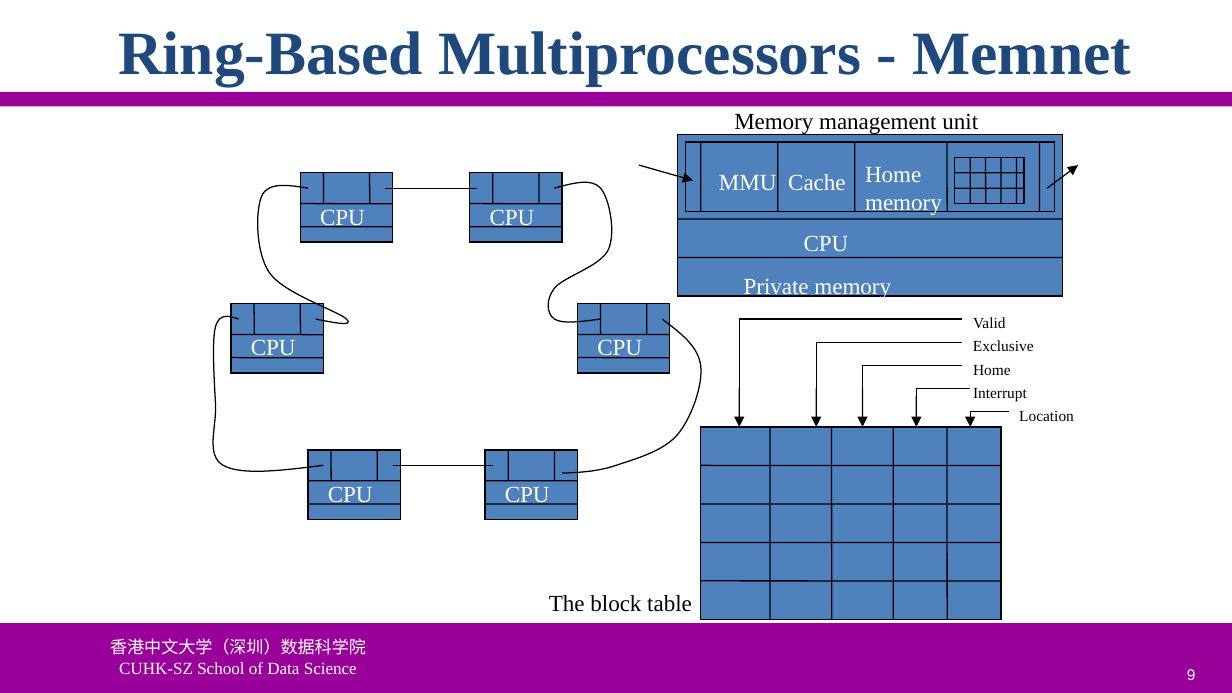
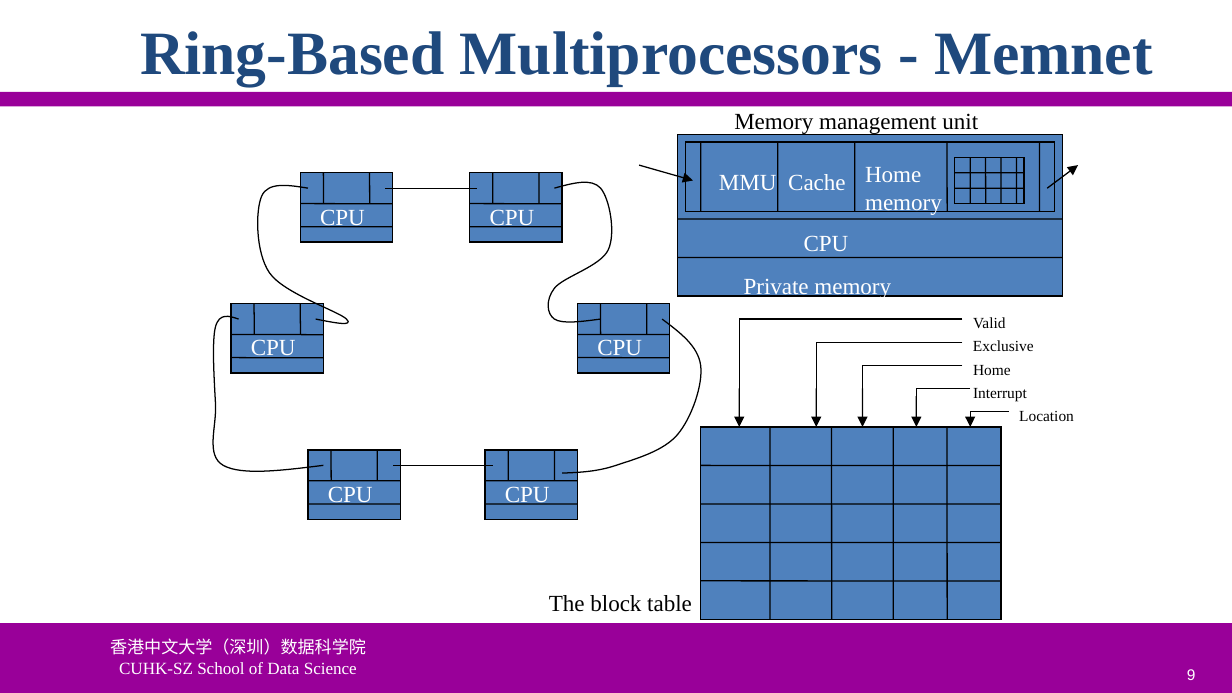
Before and after one commit to ychung1103/ychung1103.github.io, a slide deck: slide 9 of Slides/CSC6032/Advanced-OS-05-DSM.pptx. Drawn at 1232x693 pixels with LibreOffice and Linux fonts; fonts in the diff are those of the drawing; background and template pictures are left out. Boxes give left, top, right and bottom in pixels: in the first picture for what was removed or moved away, otherwise in the second. Text is boxed around its words. In the diff, an @@ line names an element or a change of style, - is before the commit and + after.

```diff
--- a/Slides/CSC6032/Advanced-OS-05-DSM.pptx
+++ b/Slides/CSC6032/Advanced-OS-05-DSM.pptx
@@ title "Ring-Based Multiprocessors - Memnet": place and size @@
-title "Ring-Based Multiprocessors - Memnet" at (118,31,1131,85)
+title "Ring-Based Multiprocessors - Memnet" at (140,31,1153,85)
```
Also in this commit, not shown: 9 other slides changed, 9 other files.
